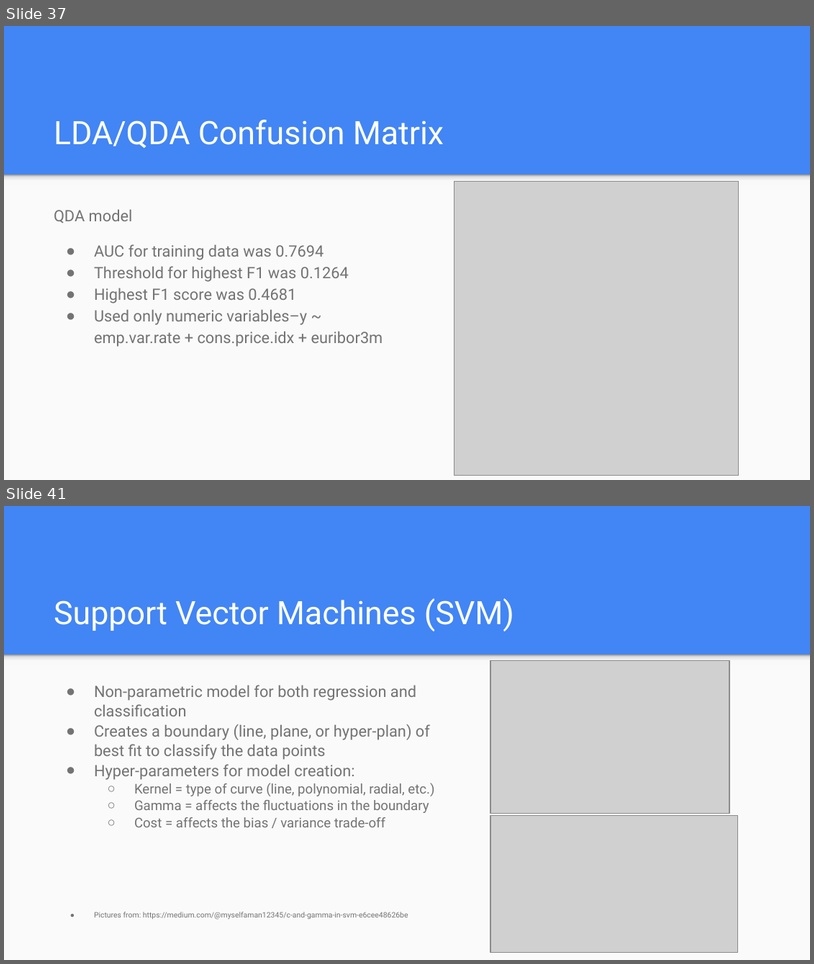
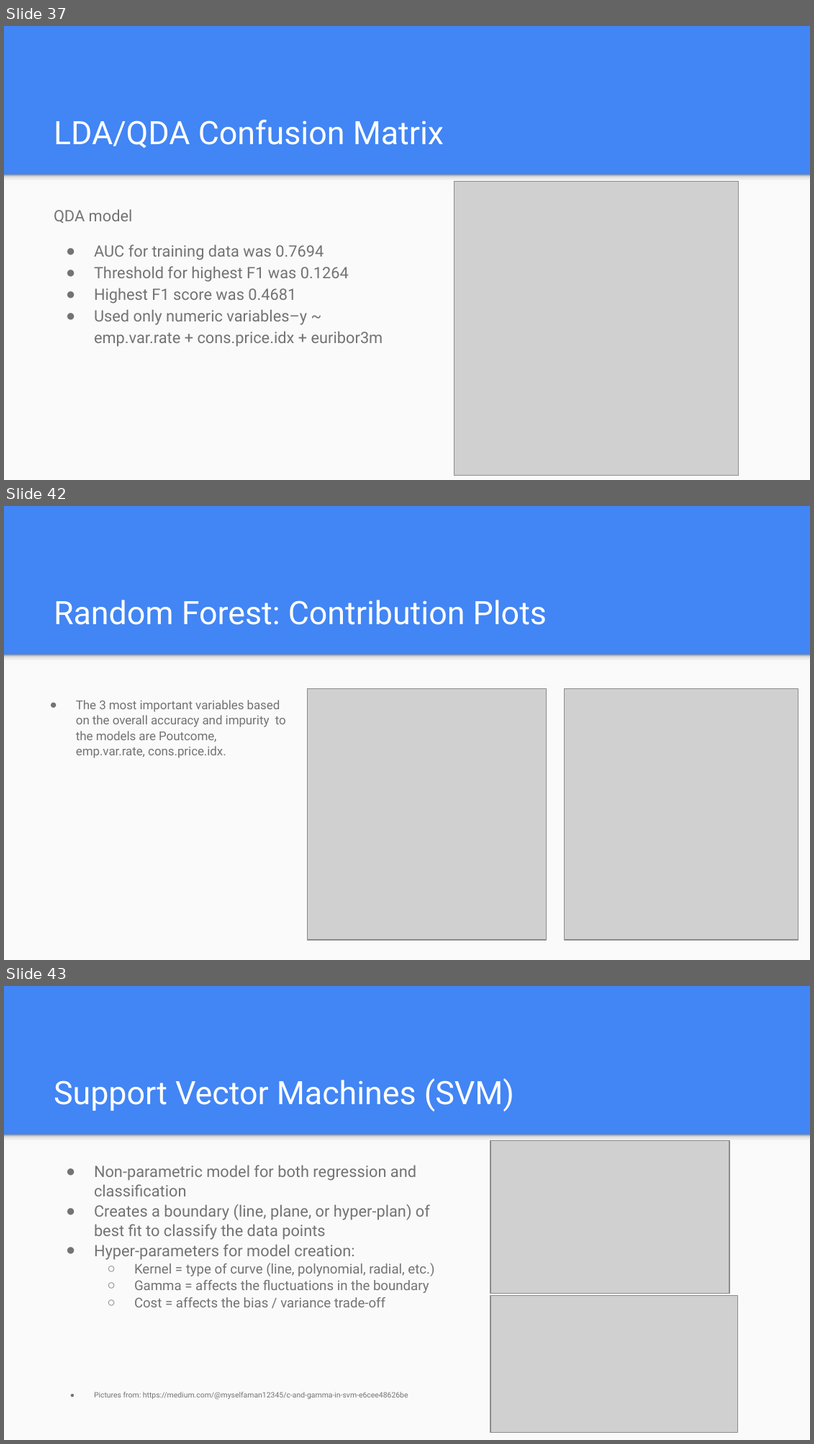
Before and after one commit to stedua22/6372-Project-2, a slide deck: Bank Dataset.pptx. Shown one above the other, each under a label of ours: slides 37 and 41 before the commit, slides 37, 42 and 43 after it; the slides between them are not shown. The pictures are 814x964 and 814x1444 pixels, drawn with LibreOffice and Linux fonts; fonts in the diff are those of the drawing; grey boxes stand for pictures. Boxes give left, top, right and bottom in pixels: in the first picture for what was removed or moved away, otherwise in the second. Text is boxed around its words. In the diff, an @@ line names an element or a change of style, - is before the commit and + after.

```diff
--- a/Bank Dataset.pptx
+++ b/Bank Dataset.pptx
@@ slide 42 added at <box>4,506,810,960</box>, background #4285F4; not listed: 2 template elements that a slide beside it also shows @@
@@ title added at <box>54,600,547,625</box>, 28.8 pt, text #FFFFFF @@
+Random Forest: Contribution Plots
@@ text added at <box>76,700,286,758</box>, 10.8 pt, text #737373 @@
+● The 3 most important variables based on the overall accuracy and impurity to the models are Poutcome, emp.var.rate, cons.price.idx.
@@ picture added at <box>308,688,547,939</box> @@
@@ picture added at <box>564,688,799,939</box> @@
@@ what was slide 41 is now slide 43 @@
```
Also in this commit, not shown: 6 slides changed, 1 other slide added, 1 other file.
